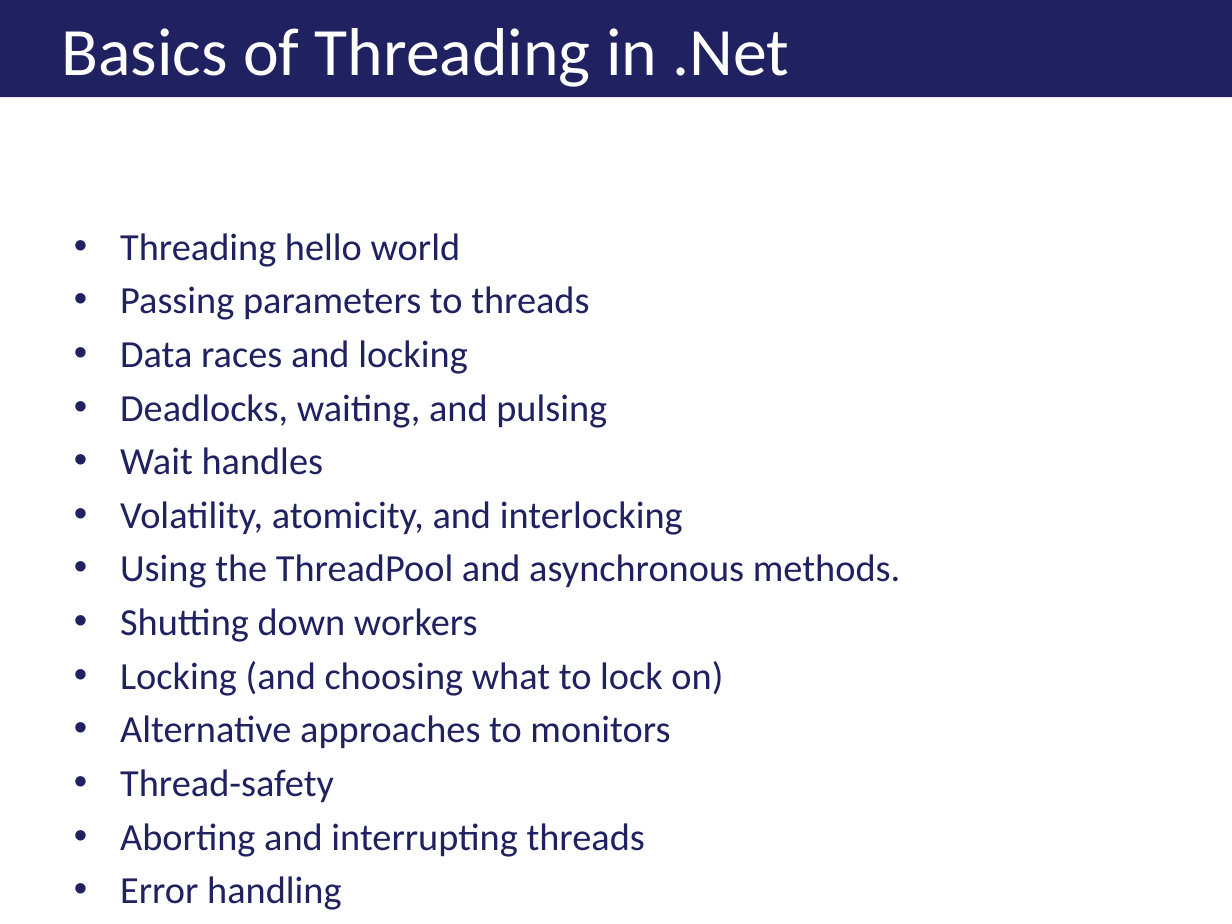
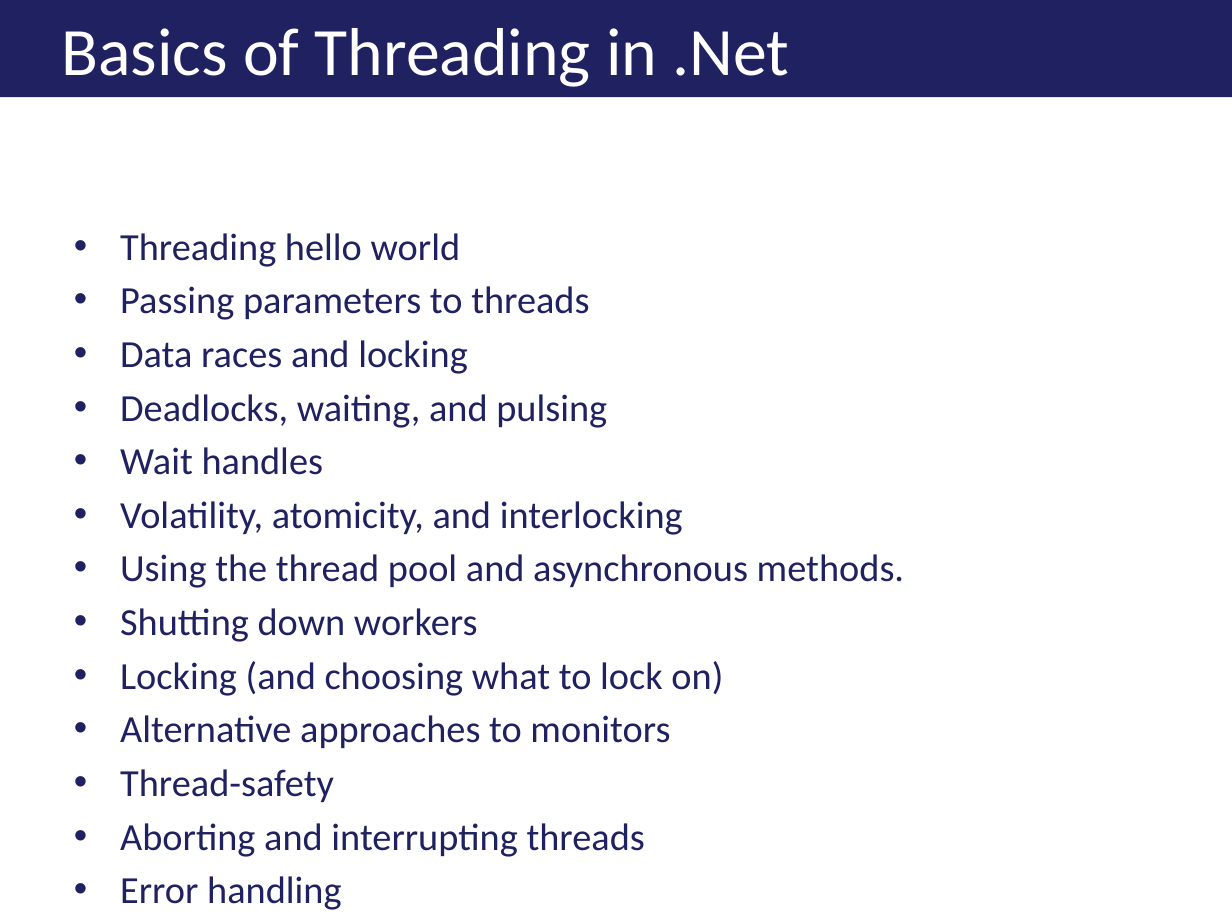
Before and after one commit to ericburcham/THasyINKnc, a slide deck: slide 13 of Presentation/THasINKync.pptx. Drawn at 1232x924 pixels with LibreOffice and Linux fonts; fonts in the diff are those of the drawing; background and template pictures are left out. Boxes give left, top, right and bottom in pixels: in the first picture for what was removed or moved away, otherwise in the second. Text is boxed around its words. In the diff, an @@ line names an element or a change of style, - is before the commit and + after.

```diff
--- a/Presentation/THasINKync.pptx
+++ b/Presentation/THasINKync.pptx
@@ text at <box>120,554,904,588</box>: text changed @@
-• Using the ThreadPool and asynchronous methods.
+• Using the thread pool and asynchronous methods.
```
Also in this commit, not shown: 8 other files.
